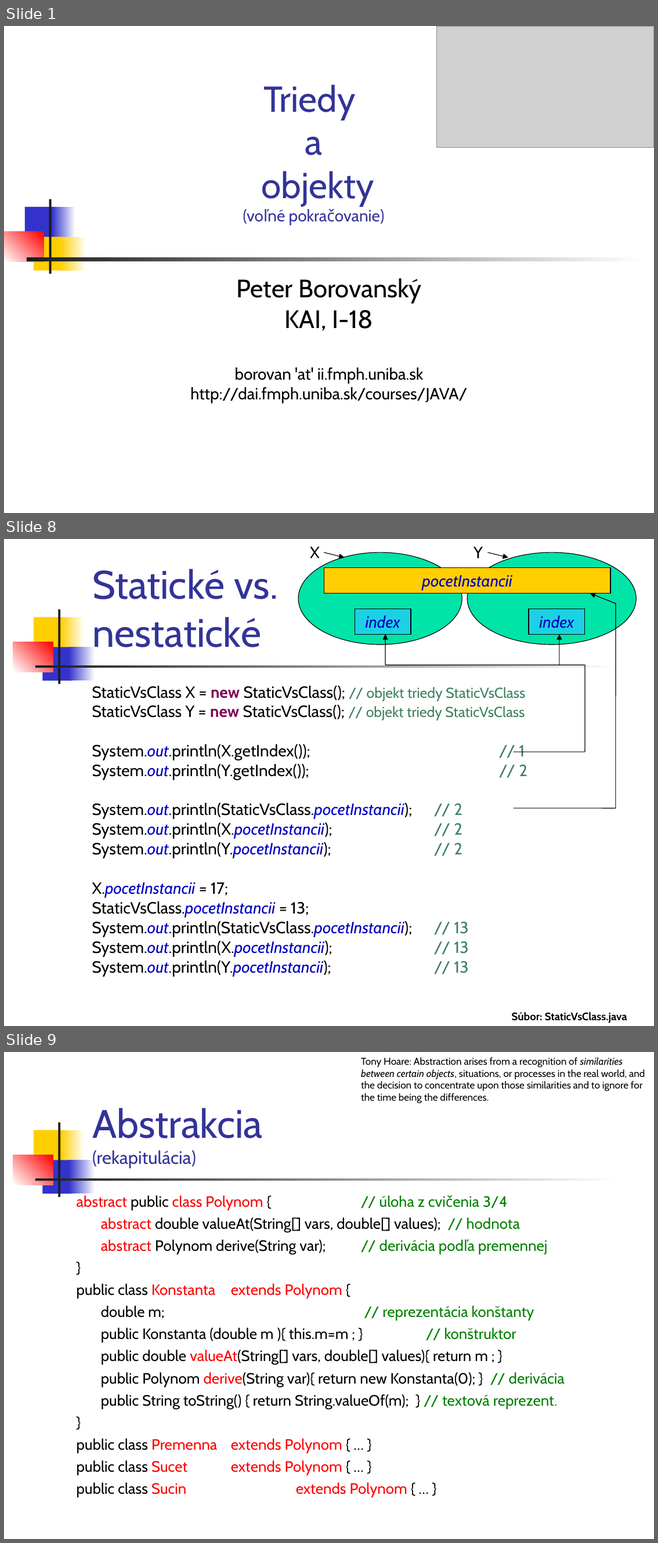
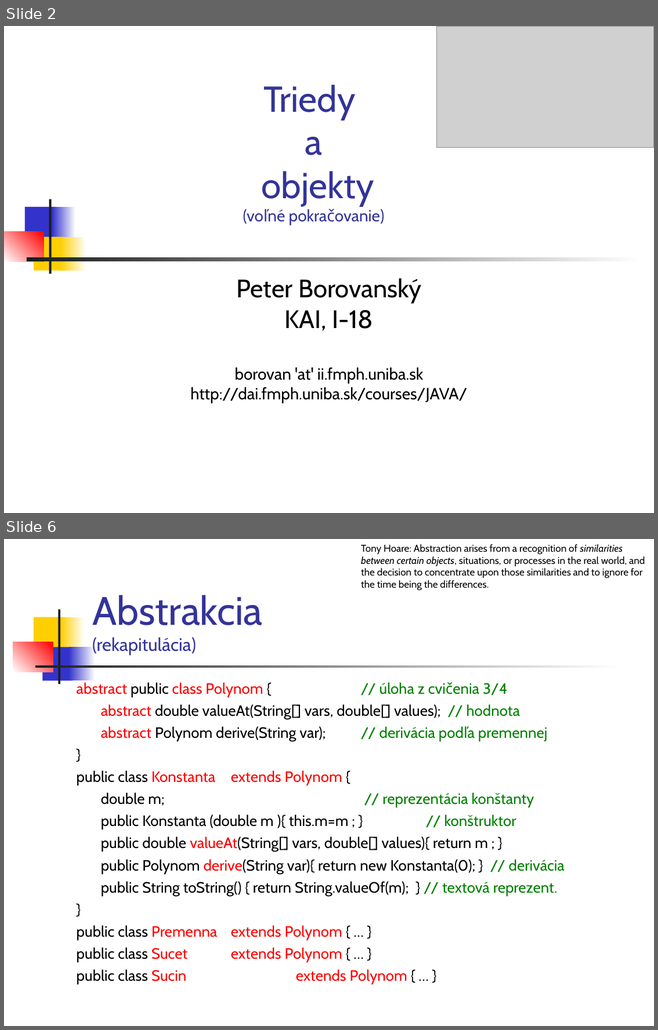
Before and after one commit to Programovanie4/Prednasky, a slide deck: 04/04_java.ppt. Shown one above the other, each under a label of ours: slides 1, 8 and 9 before the commit, slides 2 and 6 after it; the slides between them are not shown. The pictures are 658x1543 and 658x1030 pixels, drawn with LibreOffice and Linux fonts; fonts in the diff are those of the drawing; grey boxes stand for pictures. Boxes give left, top, right and bottom in pixels: in the first picture for what was removed or moved away, otherwise in the second. Text is boxed around its words. In the diff, an @@ line names an element or a change of style, - is before the commit and + after.

```diff
--- a/04/04_java.ppt
+++ b/04/04_java.ppt
@@ slide 8 removed at <box>4,539,654,1026</box>, background #FFFFFF; not listed: 7 template elements that a slide beside it also shows @@
@@ ellipse removed at <box>298,553,462,645</box> @@
@@ text removed at <box>310,547,320,558</box> @@
-X
@@ arrow removed from (324, 553) to (344, 557) @@
@@ ellipse removed at <box>467,553,636,645</box> @@
@@ text removed at <box>473,547,482,558</box> @@
-Y
@@ arrow removed from (487, 553) to (508, 557) @@
@@ title removed at <box>92,569,278,647</box> @@
-Statické vs.
-nestatické
@@ rectangle removed at <box>324,567,610,593</box> @@
-pocetInstancii
@@ arrow removed from (615, 603) to (590, 594) @@
@@ line removed from (615, 808) to (615, 603) @@
@@ rectangle removed at <box>354,609,411,634</box> @@
-index
@@ rectangle removed at <box>528,609,585,634</box> @@
-index
@@ arrow removed from (385, 665) to (385, 635) @@
@@ arrow removed from (558, 665) to (558, 635) @@
@@ line removed from (585, 665) to (385, 665) @@
@@ line removed from (585, 752) to (585, 665) @@
@@ text removed at <box>92,686,527,976</box> @@
-StaticVsClass X = new StaticVsClass(); // objekt triedy StaticVsClass
-StaticVsClass Y = new StaticVsClass(); // objekt triedy StaticVsClass
-System.out.println(X.getIndex()); // 1
-System.out.println(Y.getIndex()); // 2
-System.out.println(StaticVsClass.pocetInstancii); // 2
-System.out.println(X.pocetInstancii); // 2
-System.out.println(Y.pocetInstancii); // 2
-X.pocetInstancii = 17;
-StaticVsClass.pocetInstancii = 13;
-System.out.println(StaticVsClass.pocetInstancii); // 13
-System.out.println(X.pocetInstancii); // 13
-System.out.println(Y.pocetInstancii); // 13
@@ line removed from (513, 752) to (585, 752) @@
@@ line removed from (513, 808) to (615, 808) @@
@@ text removed at <box>511,1012,627,1023</box> @@
-Súbor: StaticVsClass.java
@@ what was slide 1 is now slide 2 @@
@@ what was slide 9 is now slide 6 @@
```
Also in this commit, not shown: 8 slides changed, 1 slide added, 4 other slides removed, 4 other files.
